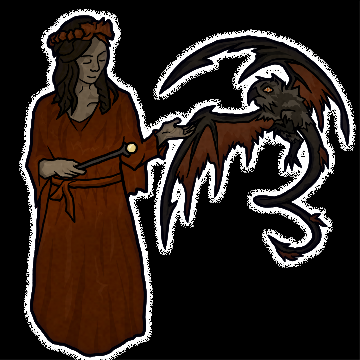
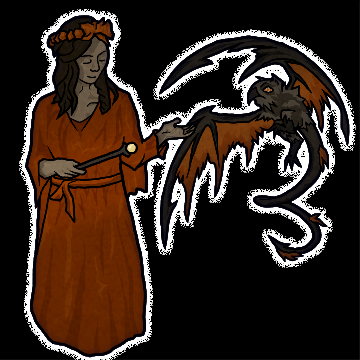
Comparing the layer stacks of the two 360x360 images. Changes:
added group "Group 3" with 17 layers in group "Familiar" over left=28, top=20, right=336, bottom=354
moved "clan color" into group "Group 3" over left=28, top=20, right=336, bottom=354
